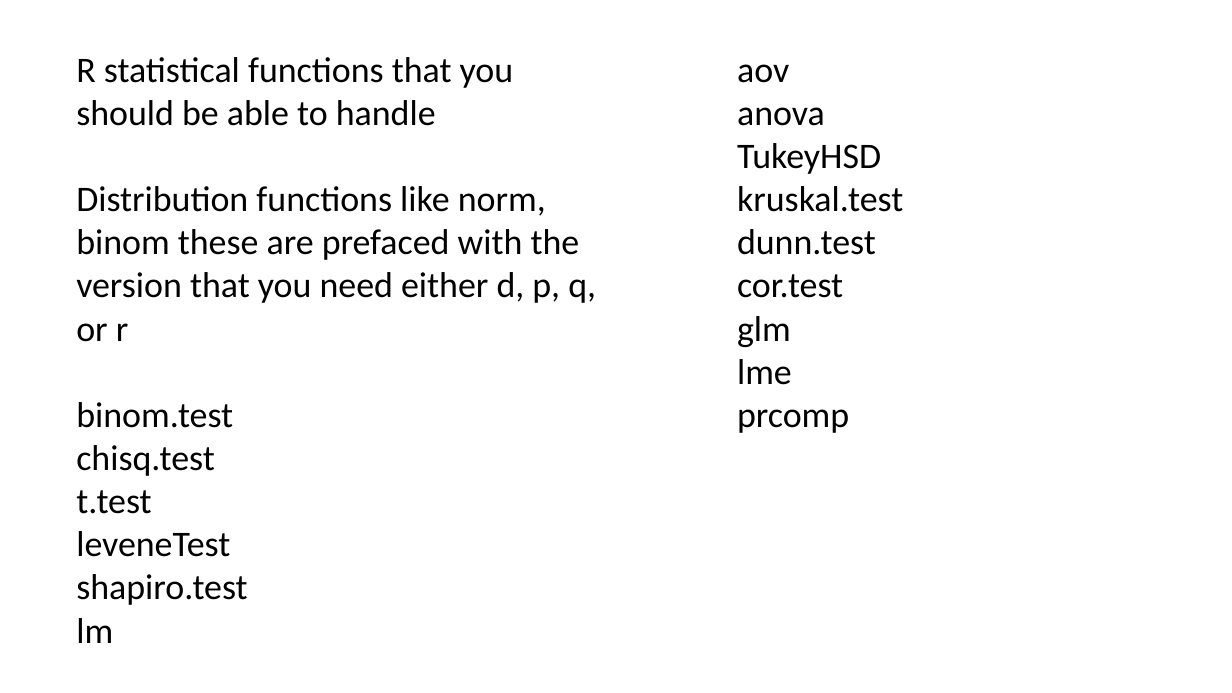
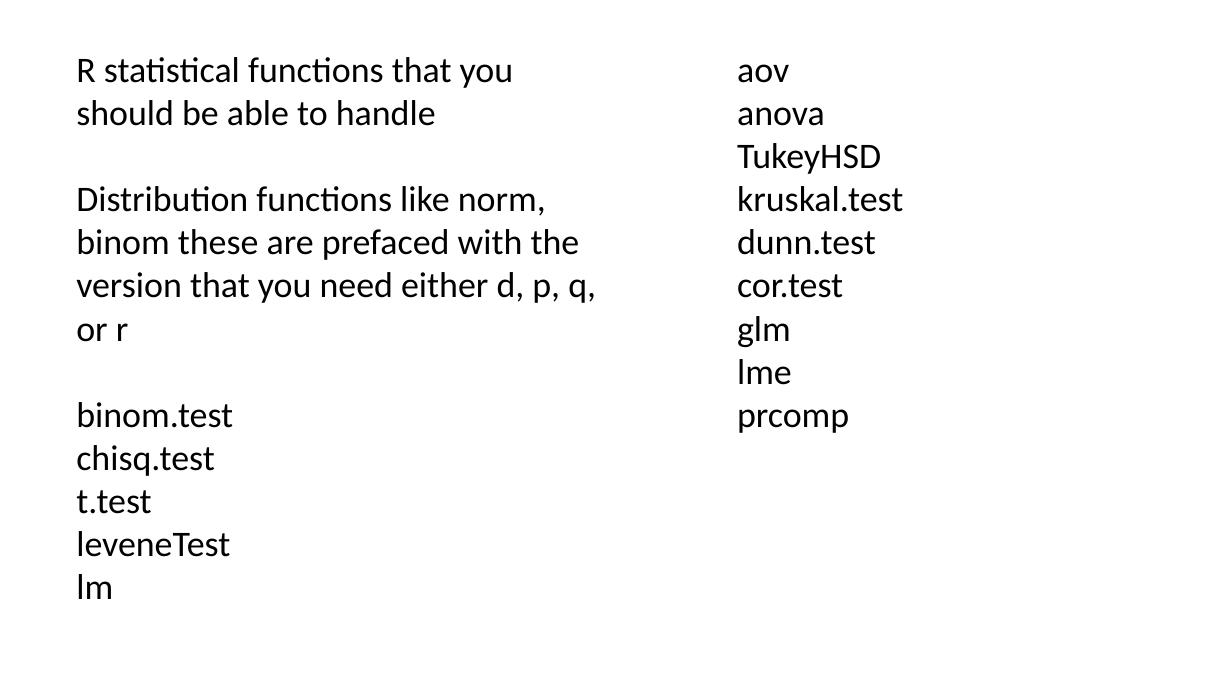
Before and after one commit to coleoguy/coleoguy.github.io, a slide deck: slide 3 of teaching/expdes/deprecated/final.review.pptx. Drawn at 1232x693 pixels with LibreOffice and Linux fonts; fonts in the diff are those of the drawing. Boxes give left, top, right and bottom in pixels: in the first picture for what was removed or moved away, otherwise in the second. Text is boxed around its words. In the diff, an @@ line names an element or a change of style, - is before the commit and + after.

```diff
--- a/teaching/expdes/deprecated/final.review.pptx
+++ b/teaching/expdes/deprecated/final.review.pptx
@@ text at box(76, 574, 247, 605): paragraph removed @@
-shapiro.test
```
Also in this commit, not shown: 14 other files.
